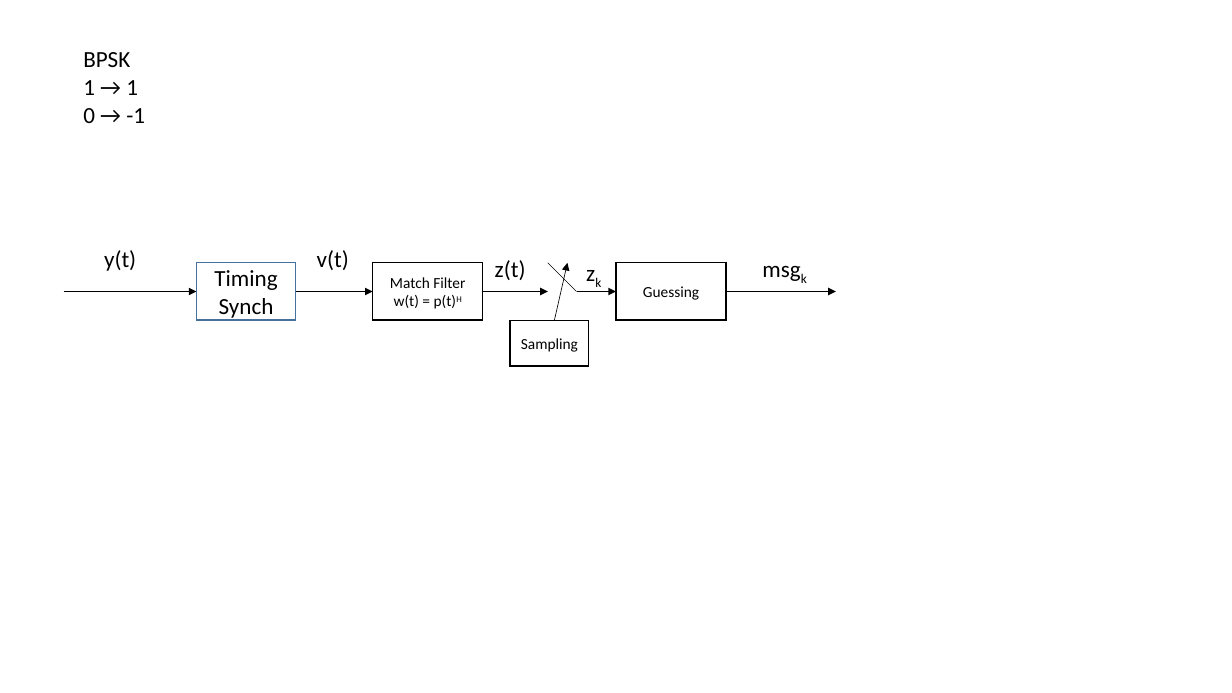
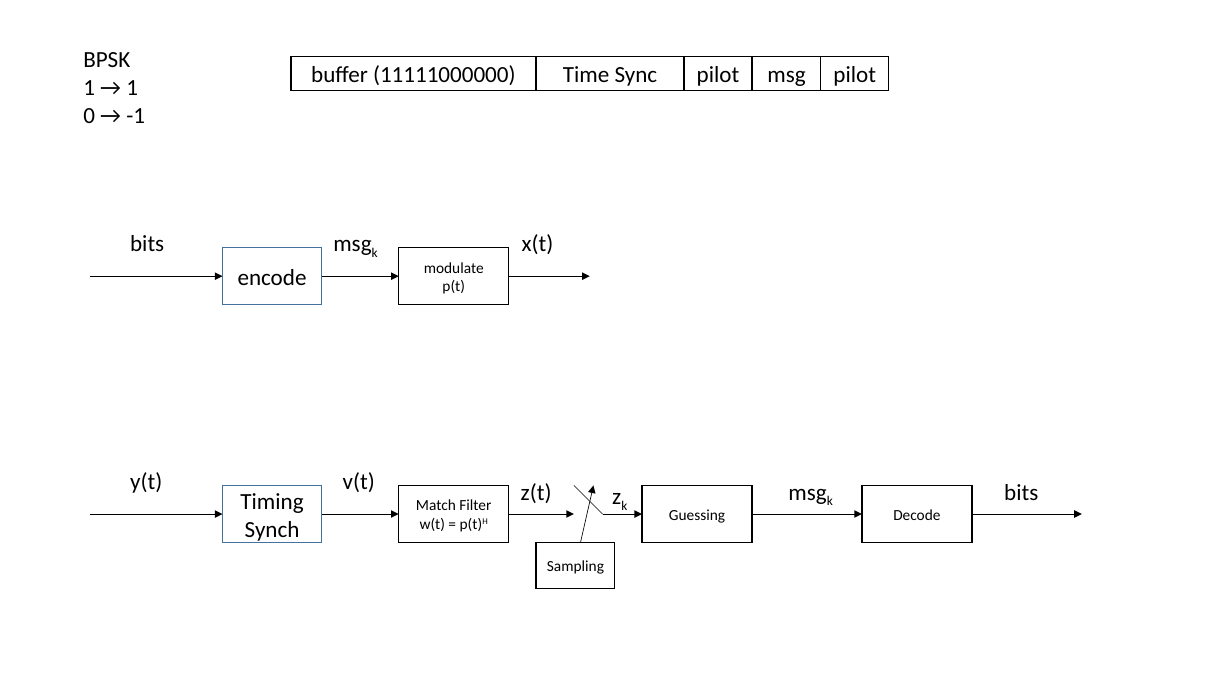
Before and after one commit to pisci95/jadedTiger, a slide deck: slide 1 of part1Design.pptx. Drawn at 1232x693 pixels with LibreOffice and Linux fonts; fonts in the diff are those of the drawing. Boxes give left, top, right and bottom in pixels: in the first picture for what was removed or moved away, otherwise in the second. Text is boxed around its words. In the diff, an @@ line names an element or a change of style, - is before the commit and + after.

Commit message:
power point update

```diff
--- a/part1Design.pptx
+++ b/part1Design.pptx
@@ rectangle added at bbox=[291, 56, 536, 91], outline #000000 1 pt, 18 pt, text #000000 @@
+buffer (11111000000)
@@ rectangle added at bbox=[536, 56, 684, 91], outline #000000 1 pt, 18 pt, text #000000 @@
+Time Sync
@@ rectangle added at bbox=[684, 56, 752, 91], outline #000000 1 pt, 18 pt, text #000000 @@
+pilot
@@ rectangle added at bbox=[753, 56, 822, 91], outline #000000 1 pt, 18 pt, text #000000 @@
+msg
@@ rectangle added at bbox=[821, 56, 889, 91], outline #000000 1 pt, 18 pt, text #000000 @@
+pilot
@@ text added at bbox=[130, 235, 164, 251], 18 pt, text #000000 @@
+bits
@@ text added at bbox=[324, 225, 394, 262], 18 pt, text #000000 @@
+msgk
@@ text added at bbox=[522, 234, 554, 254], 18 pt, text #000000 @@
+x(t)
@@ rectangle added at bbox=[223, 248, 322, 305], outline #43739E 1 pt, 18 pt, text #000000 @@
+encode
@@ rectangle added at bbox=[399, 248, 509, 305], outline #000000 1 pt, 12 pt, text #000000 @@
+modulate
+p(t)
@@ arrow added from (90, 276) to (223, 276), #000000 0.5 pt @@
@@ arrow added from (322, 276) to (399, 276), #000000 0.5 pt @@
@@ arrow added from (509, 276) to (590, 276), #000000 0.5 pt @@
@@ 3 rectangles, 2 texts, 1 arrow, 1 line: place and size @@
-3 rectangles, 2 texts, 1 arrow, 1 line at bbox=[197, 250, 825, 321]
+3 rectangles, 2 texts, 1 arrow, 1 line at bbox=[223, 472, 851, 543]
@@ rectangle added at bbox=[862, 485, 972, 543], outline #000000 1 pt, 12 pt, text #000000 @@
+Decode
@@ text added at bbox=[1004, 484, 1038, 500], 18 pt, text #000000 @@
+bits
@@ 5 arrows, 3 texts, 1 rectangle: place and size @@
-5 arrows, 3 texts, 1 rectangle at bbox=[64, 250, 836, 366]
+5 arrows, 3 texts, 1 rectangle at bbox=[90, 472, 862, 589]
@@ arrow added from (972, 514) to (1082, 514), #000000 0.5 pt @@
```
